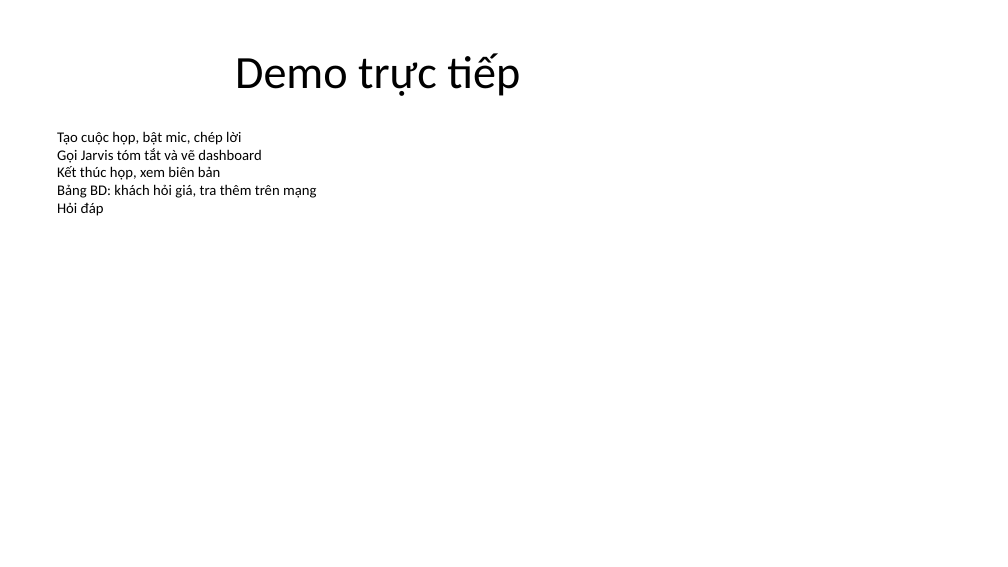
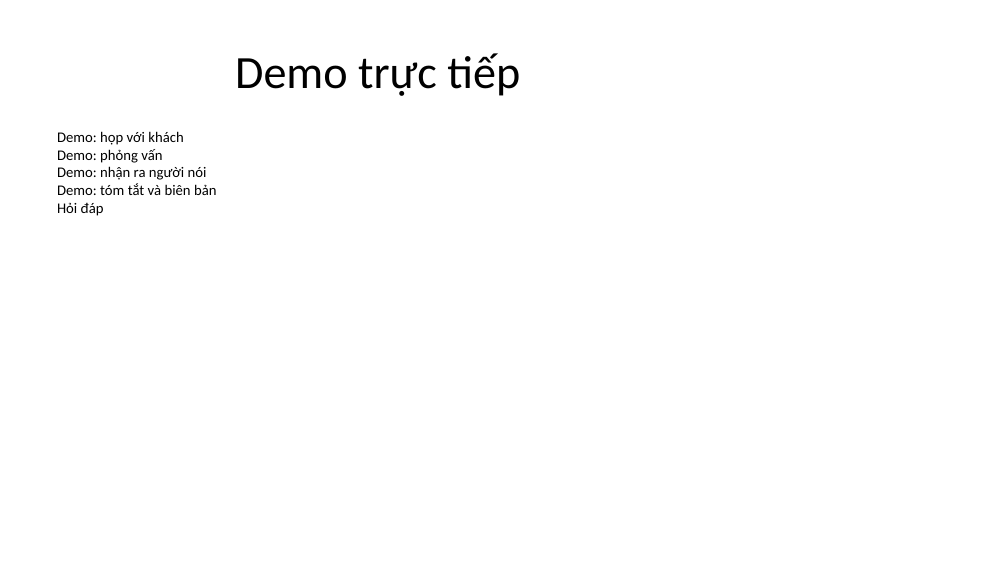
Before and after one commit to phucbh-hue/metting-assistant, a slide deck: slide 15 of slides/demo/UrBox Meeting Copilot - Demo 10.2026.pptx (slide 13 before the commit). Drawn at 1008x567 pixels with LibreOffice and Linux fonts; fonts in the diff are those of the drawing; background and template pictures are left out. Boxes give left, top, right and bottom in pixels: in the first picture for what was removed or moved away, otherwise in the second. Text is boxed around its words. In the diff, an @@ line names an element or a change of style, - is before the commit and + after.

```diff
--- a/slides/demo/UrBox Meeting Copilot - Demo 10.2026.pptx
+++ b/slides/demo/UrBox Meeting Copilot - Demo 10.2026.pptx
@@ text at (57,131,216,195): text changed @@
-Tạo cuộc họp, bật mic, chép lời
-Gọi Jarvis tóm tắt và vẽ dashboard
-Kết thúc họp, xem biên bản
-Bảng BD: khách hỏi giá, tra thêm trên mạng
+Demo: họp với khách
+Demo: phỏng vấn
+Demo: nhận ra người nói
+Demo: tóm tắt và biên bản
```
Also in this commit, not shown: 7 other slides changed, 7 slides added, 5 slides removed, 9 other files.
